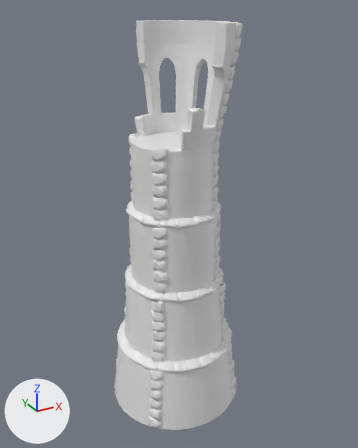
The FBX model LightProjectGame/Assets/FBX/Structures/TurmBaseOhneStairs.fbx: old version first, new version second.
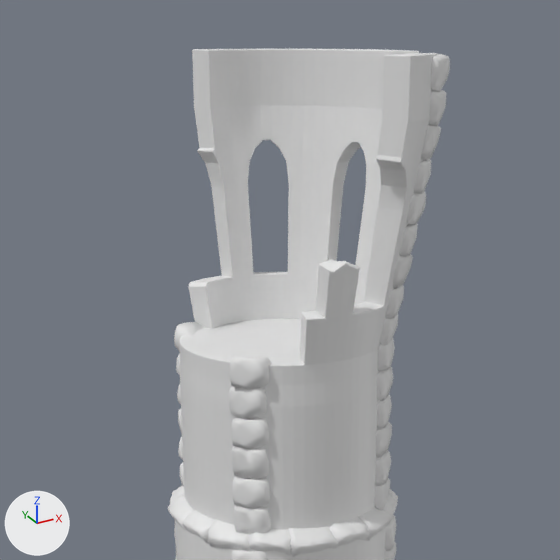
Each version is shown whole from a camera (50 mm lens) standing at (-10.57, -19.73, 19.74) and looking at (0.29, 0.0, 9.87), then close up on the part from 16% to 80% of the width and 0% to 52% of the height. Every picture has the same lights, and +X, +Y and +Z are marked at lower left. Materials are left out; every surface is plain grey. Where no turn or scale is listed for an object, it has been applied to the vertices.

The first close-up shows 'TurmBaseOhneStairs'.
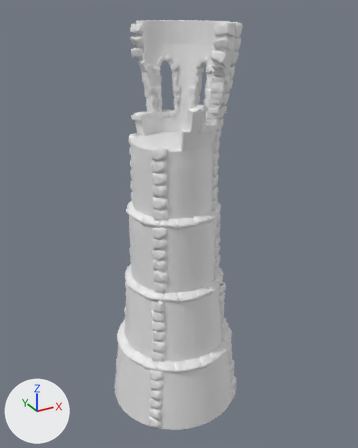
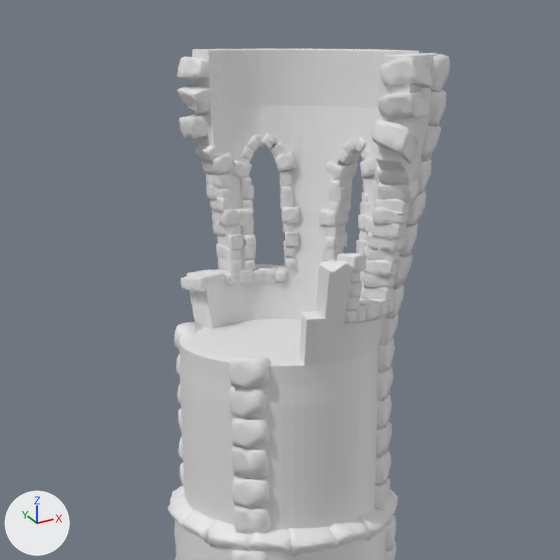
Pixel boxes (x1, y1, x2, y2) of what changed, in the close-ups (560 x 560 px):
part 1 of me_turmbaseohnestairs, added: after (177, 57, 432, 324)

The change in detail:
me_turmbaseohnestairs is used by ob_turmbaseohnestairs; location (0.0, 0.0, 0.0).
me_turmbaseohnestairs had 12270 vertices, 20999 faces and spanned x -3.4..3.4, y -3.4..3.4, z 0.0..19.1.
me_turmbaseohnestairs now has 27107 vertices, 50177 faces and spans x -3.4..3.4, y -3.4..3.4, z 0.0..19.1.
me_turmbaseohnestairs part 1: 14837 vertices added at x -1.3..2.7, y -2.6..2.7, z 14.8..19.1.
